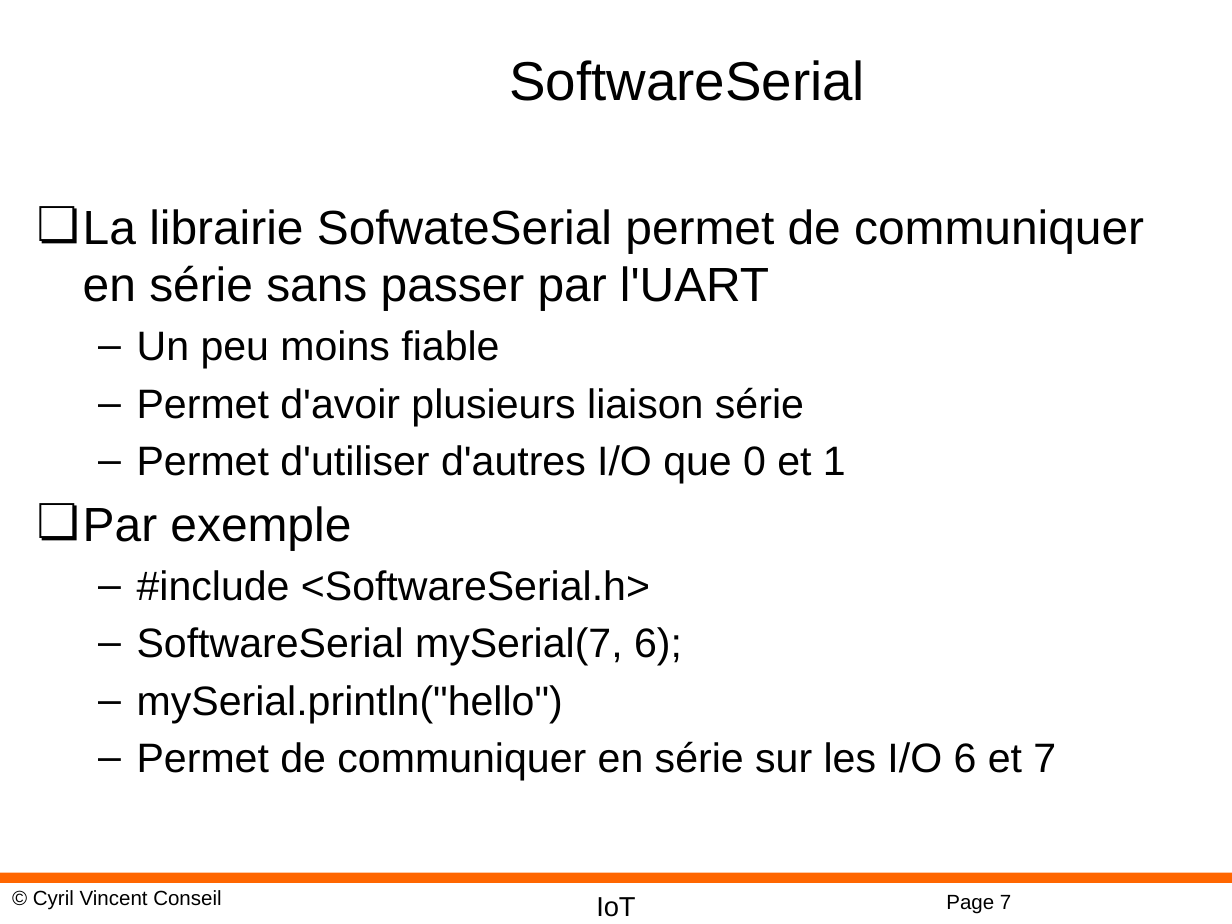
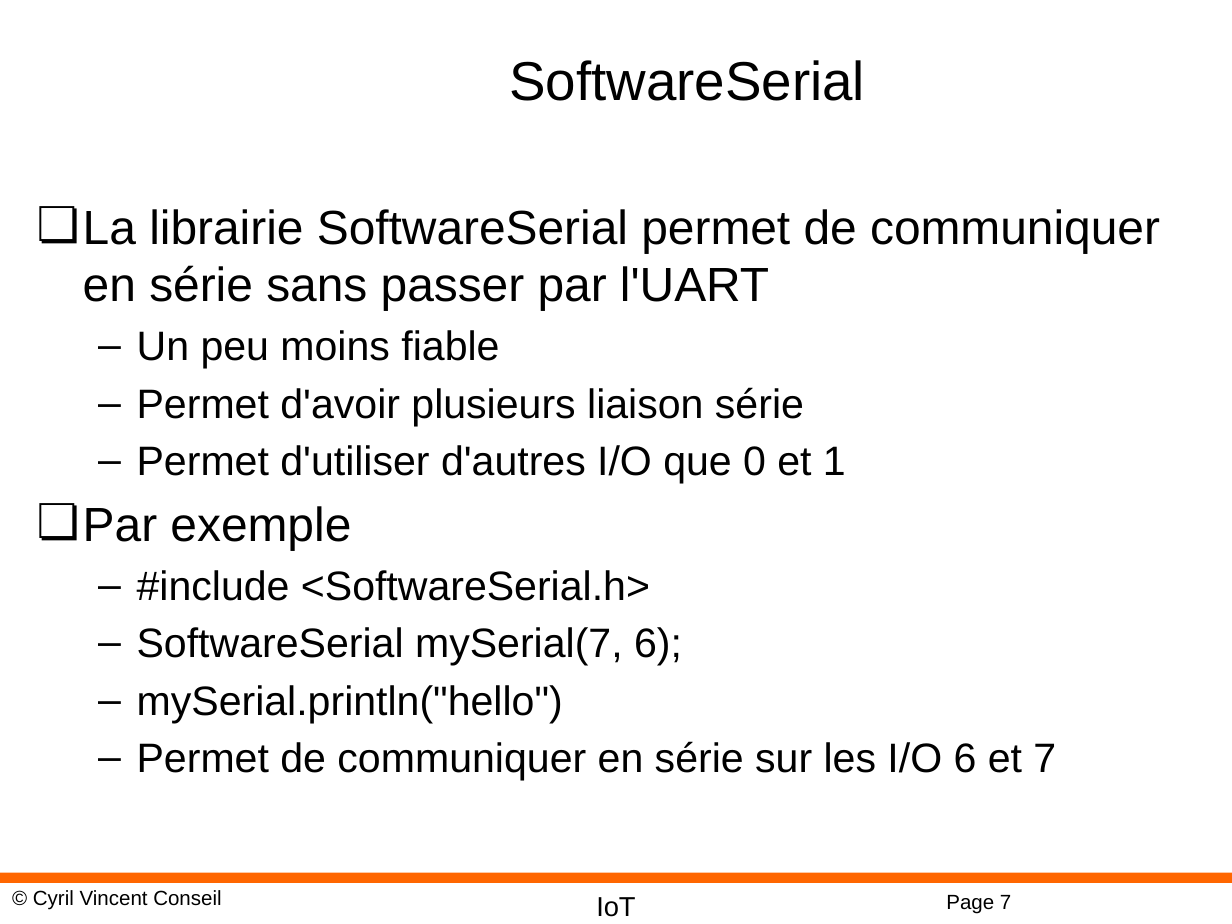
Before and after one commit to cyrilvincent/IoT, a slide deck: slide 7 of ppt/IoT08-Wire.pptx. Drawn at 1232x924 pixels with LibreOffice and Linux fonts; fonts in the diff are those of the drawing; background and template pictures are left out. Boxes give left, top, right and bottom in pixels: in the first picture for what was removed or moved away, otherwise in the second. Text is boxed around its words. In the diff, an @@ line names an element or a change of style, - is before the commit and + after.

```diff
--- a/ppt/IoT08-Wire.pptx
+++ b/ppt/IoT08-Wire.pptx
@@ text at [83,209,1160,311]: text changed @@
-❏ La librairie SofwateSerial permet de communiquer en série sans passer par l'UART
+❏ La librairie SoftwareSerial permet de communiquer en série sans passer par l'UART
```
Also in this commit, not shown: 2 other slides changed, 4 other files.
